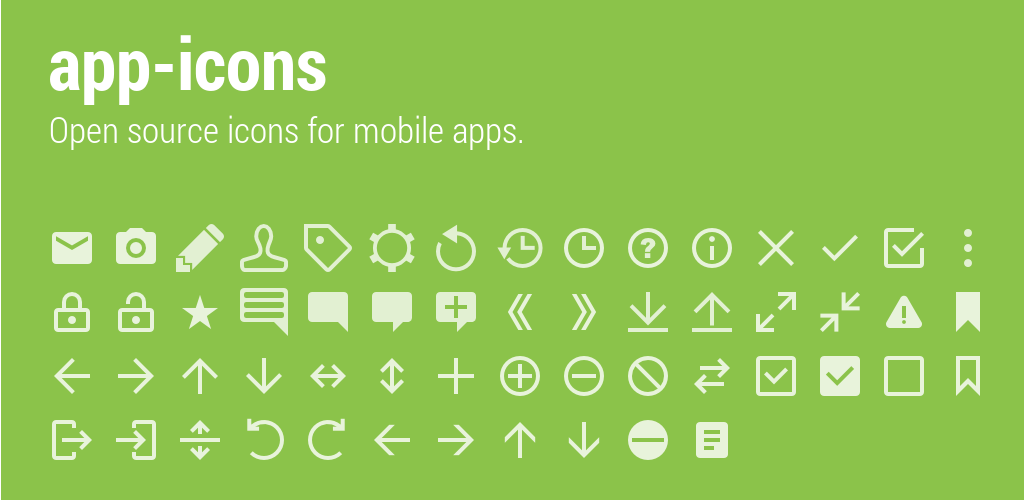
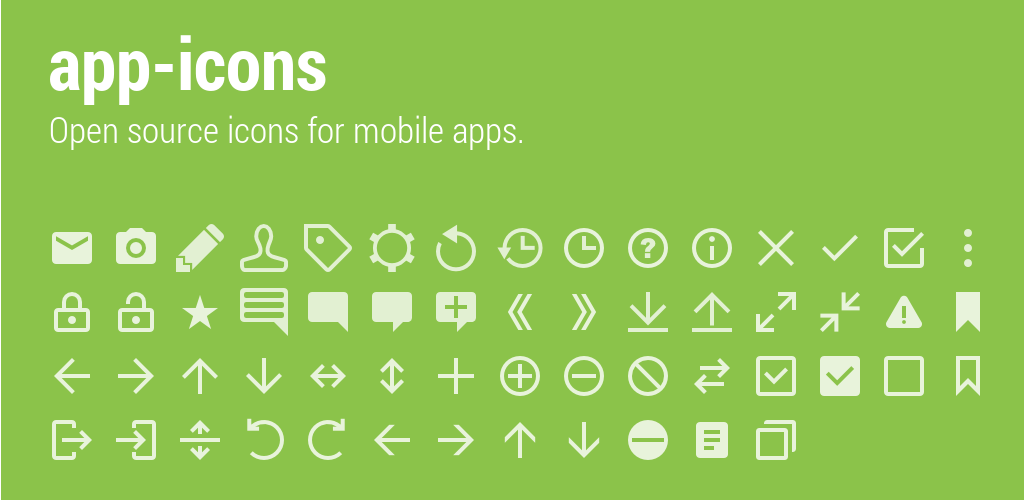
Two versions of the same layered image (1024px x 500px). Layer-by-layer changes:
added layer "ic_action_windows.png" in group "icons" over [756, 420, 796, 460]
